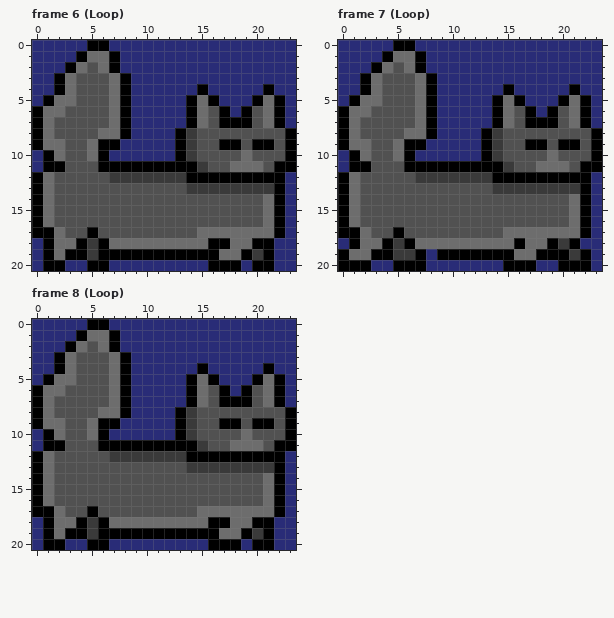
Edited in one commit: pixel-art file (c64_katt.aseprite). The first picture shows the starting point.
24x21 pixels, 8 frames. Shown: frame 6 (Loop), frame 7 (Loop), frame 8 (Loop). The commit also changed other frames, which this record leaves out.
Now the later version:
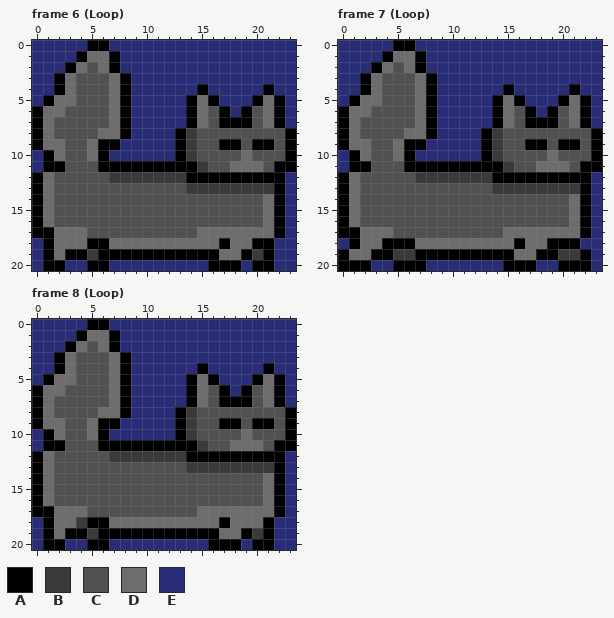
Palette (. is transparent): A #000000  B #3a3a3a  C #515151  D #6d6d6d  E #292c77
Commit: this is hard
Diff:
Changed rows in their new state; - is an unchanged pixel.
Frame 6 (Loop), layer "Cat":
first column x 3:
17 DDC-----------
18 -DA----------D
Frame 7 (Loop), layer "Cat":
first column x 3:
17 DDC---------------
18 --A--------------A
19 -----A-----------B
Frame 8 (Loop), layer "Cat":
first column x 3:
17 DDC---------------
18 -BA----------D---D
